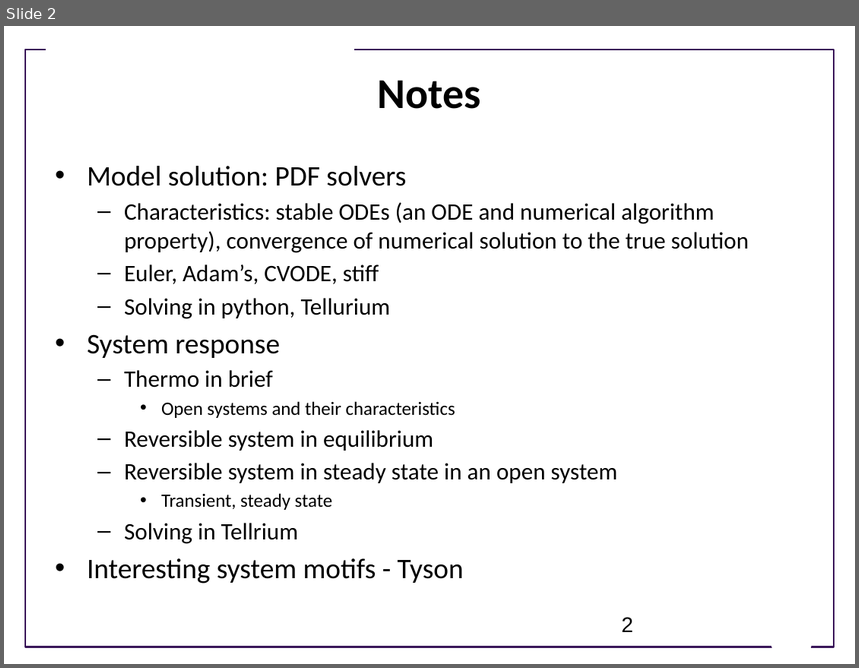
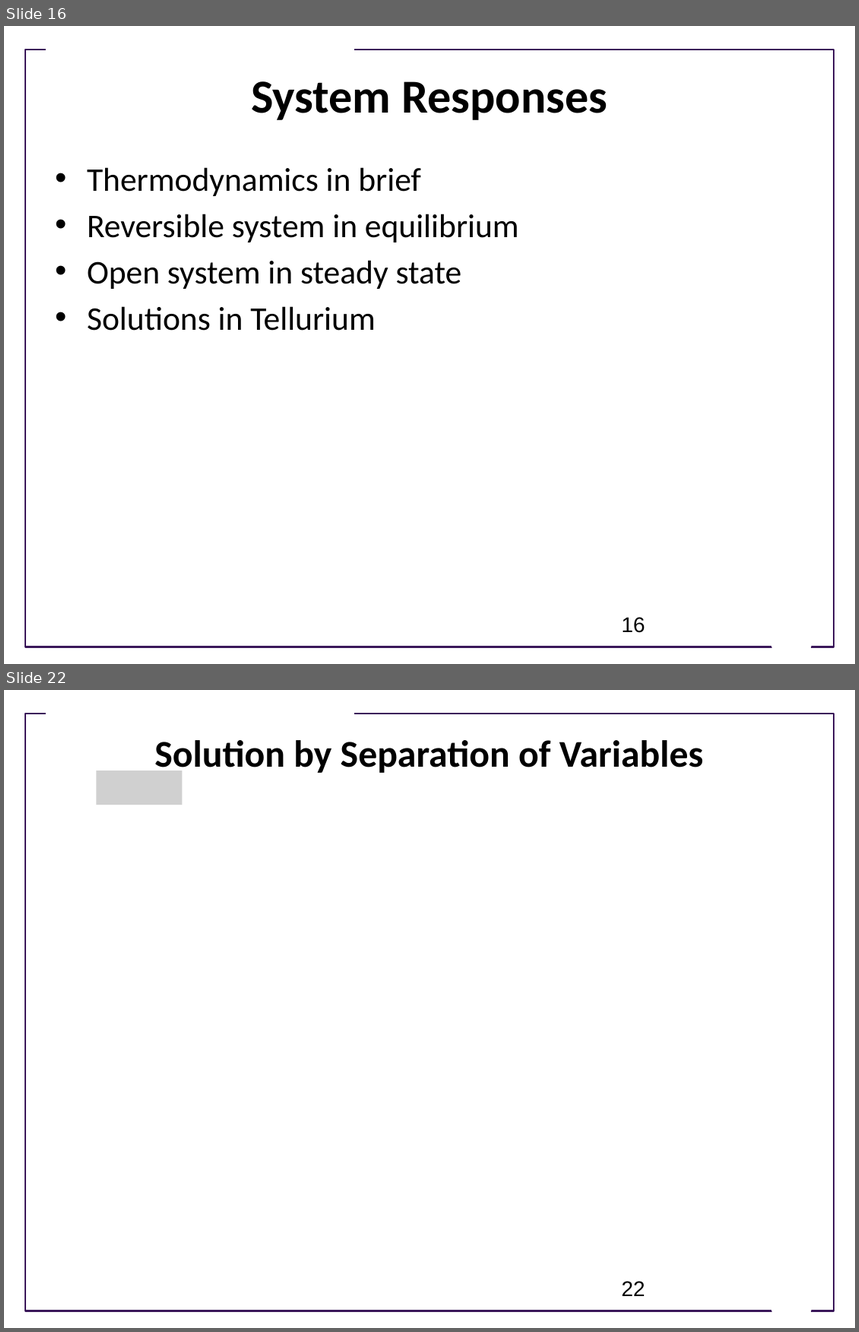
Before and after one commit to ModelEngineering/advancing-biomedical-models, a slide deck: Lectures/Week_2/CSE 599V Lecture 6 - Model Evaluation and System Responses.pptx. Shown one above the other, each under a label of ours: slide 2 before the commit, slides 16 and 22 after it; the slides between them are not shown. The pictures are 859x668 and 859x1332 pixels, drawn with LibreOffice and Linux fonts; fonts in the diff are those of the drawing; grey boxes stand for pictures; background and template pictures are left out. Boxes give left, top, right and bottom in pixels: in the first picture for what was removed or moved away, otherwise in the second. Text is boxed around its words. In the diff, an @@ line names an element or a change of style, - is before the commit and + after.

```diff
--- a/Lectures/Week_2/CSE 599V Lecture 6 - Model Evaluation and System Responses.pptx
+++ b/Lectures/Week_2/CSE 599V Lecture 6 - Model Evaluation and System Responses.pptx
@@ slide 22 added at bbox=[4, 690, 855, 1328], background #FFFFFF; not listed: 3 template elements that a slide beside it also shows @@
@@ title added at bbox=[154, 740, 703, 777], 32 pt, text #000000, bold @@
+Solution by Separation of Variables
@@ picture added at bbox=[96, 771, 182, 805] @@
@@ page number added at bbox=[622, 1281, 645, 1296], 18 pt, text #000000 @@
+22
@@ what was slide 2 is now slide 16 @@
@@ slide 16 changed as well @@
@@ title added at bbox=[251, 81, 608, 120], 40 pt, text #000000, bold @@
+System Responses
@@ title removed at bbox=[378, 80, 481, 109] @@
-Notes
@@ text at bbox=[87, 167, 421, 196]: text changed; size 20 to 28 pt @@
-• Model solution: PDF solvers
-  – Characteristics: stable ODEs (an ODE and numerical algorithm property), convergence of numerical solution to the true solution
-  – Euler, Adam’s, CVODE, stiff
-  – Solving in python, Tellurium
-• System response
-  – Thermo in brief
-    • Open systems and their characteristics
+• Thermodynamics in brief
@@ text at bbox=[87, 214, 519, 243]: size 20 to 28 pt in "Reversible system in equilibrium"; bullet – to •; list level 2 to 1 in "Reversible system in equilibrium" @@
@@ text at bbox=[87, 260, 462, 331]: text changed; size 20 to 28 pt @@
-  – Reversible system in steady state in an open system
-    • Transient, steady state
-  – Solving in Tellrium
-• Interesting system motifs - Tyson
+• Open system in steady state
+• Solutions in Tellurium
@@ page number at bbox=[622, 617, 645, 633]: text changed @@
-2
+16
```
Also in this commit, not shown: 3 other slides changed, 24 other slides added, 25 slides removed.
